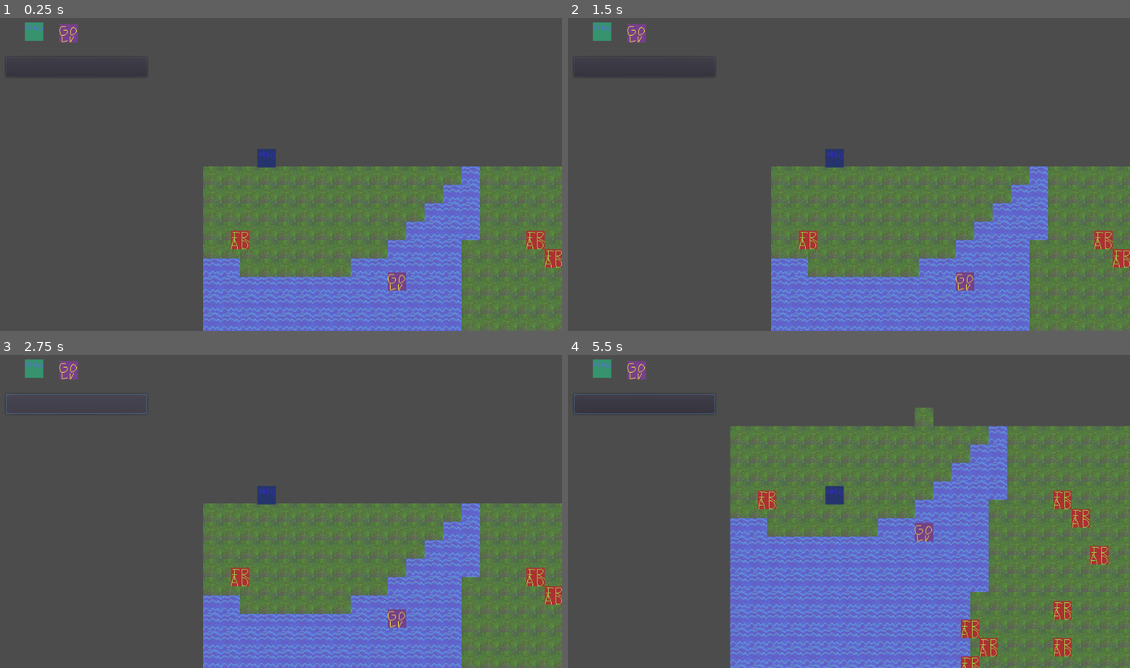
Above: before the commit, frames 1-4 (two rows, left to right).
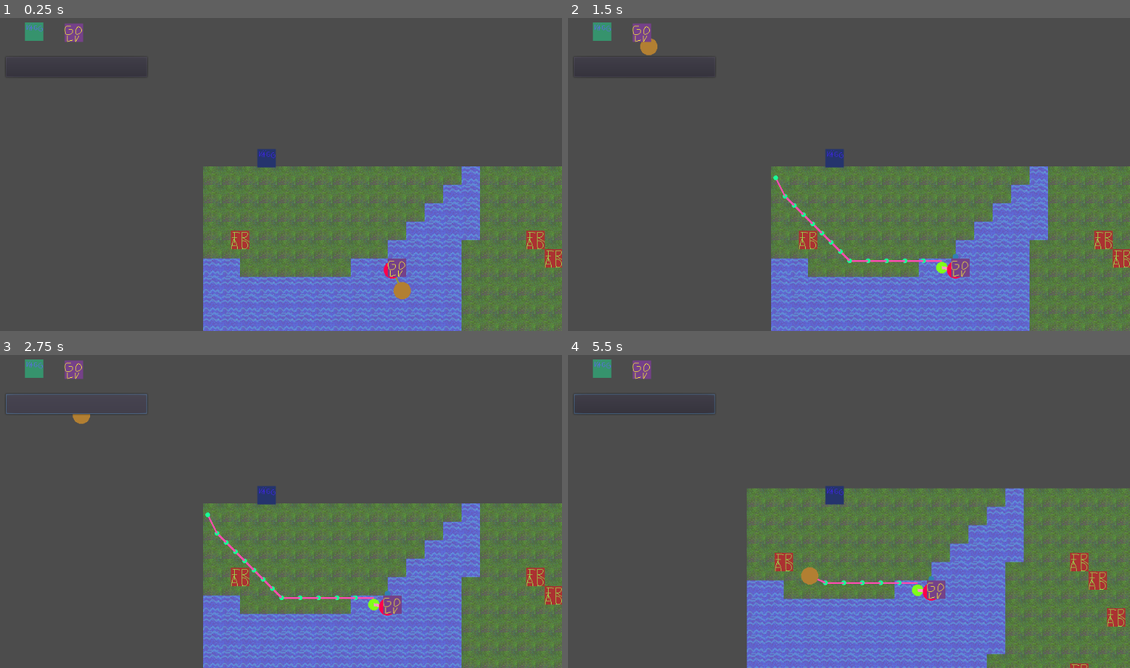
Above: after the commit, the same moments.

Repository: honnsmannen/wannabe_rimworld
Game: Godot game, scene res://scener/värld_för_navigation.tscn
Same seed, same stepped clock (60 frames per second), same inputs: the game is played once before the commit and once after it.
Inputs (mouse positions are in pixels of both pictures, inside the frame that each line leads up to; where the layout moved, square brackets give the same spot in the first picture):
- Up to frame 1 (0.25 s): no input
- Up to frame 2 (1.5 s): click (601, 33) at 0.5 s; click (646, 33) [641, 36] at 1.25 s
- Up to frame 3 (2.75 s): click (78, 405) at 2 s
- Up to frame 4 (5.5 s): tap Enter at 2.75 s; move the mouse to (967, 477) at 2.77 s; press the mouse at (967, 477) at 2.78 s; hold D (right) 2.78-3.53 s; move the mouse to (714, 511) at 3.52 s; release the mouse at (714, 511) at 3.53 s; hold S (down) 3.53-4.28 s; click (714, 511) at 3.6 s; move the mouse to (893, 420) at 4.27 s; press the mouse at (893, 420) at 4.28 s; hold D (right) 4.28-5.03 s; tap Space at 5 s; move the mouse to (804, 564) at 5.02 s; release the mouse at (804, 564) at 5.03 s; hold W (up) from 5.03 s (still down); click (804, 564) at 5.1 s

The runs differ from the first frame. In frame 1, 0.6% of the frame differs, in the area x 10-74%, y 1-90%; in frame 2, 1.1%; in frame 3, 1.0%; in frame 4, 37%, in the area x 10-100%, y 1-100%.

Commit message:
äntligen fixat navigationserver2d in i spelet

Diff:
--- a/scener/träd.tscn
+++ b/scener/träd.tscn
@@ -21,8 +21,11 @@
 texture = ExtResource( 2 )
 
 [node name="CollisionPolygon2D" type="CollisionPolygon2D" parent="."]
-polygon = PoolVector2Array( 10, 0, 13, -5, 9, 6, 10, -1 )
+position = Vector2( -10, 0 )
+polygon = PoolVector2Array( 26, 16, 26, -16, -6, -16, -6, 16, 9, 16 )
 
 [node name="NavigationObstacle2D" type="NavigationObstacle2D" parent="."]
+estimate_radius = false
+radius = 77.41
 
 [connection signal="body_entered" from="Area2D" to="." method="_on_Area2D_body_entered"]
--- a/scener/värld_för_navigation.tscn
+++ b/scener/värld_för_navigation.tscn
@@ -2,7 +2,7 @@
 
 [ext_resource path="res://golv.png" type="Texture" id=1]
 [ext_resource path="res://träd.png" type="Texture" id=2]
-[ext_resource path="res://scripts/Character.gd" type="Script" id=3]
+[ext_resource path="res://scripts/filur.gd" type="Script" id=3]
 [ext_resource path="res://vägg.png" type="Texture" id=4]
 [ext_resource path="res://mark.png" type="Texture" id=5]
 [ext_resource path="res://scripts/navi_test.gd" type="Script" id=6]
@@ -90,58 +90,60 @@
 [node name="Navigation2D" type="Navigation2D" parent="."]
 script = ExtResource( 6 )
 
-[node name="TileMap" type="TileMap" parent="Navigation2D"]
+[node name="Node2D" type="Node2D" parent="."]
+position = Vector2( 27, -2 )
+
+[node name="KinematicBody2D" parent="." instance=ExtResource( 9 )]
+position = Vector2( 369, 228 )
+z_index = 4
+
+[node name="TileMap" type="TileMap" parent="."]
+z_index = -2
 tile_set = SubResource( 7 )
 cell_size = Vector2( 32, 32 )
 centered_textures = true
 bake_navigation = true
 format = 1
 
-[node name="Character" type="KinematicBody2D" parent="Navigation2D" groups=["filur"]]
+[node name="Character" type="KinematicBody2D" parent="." groups=["filur"]]
 position = Vector2( 142, 18 )
 script = ExtResource( 3 )
 
-[node name="CollisionShape2D" type="CollisionShape2D" parent="Navigation2D/Character"]
+[node name="CollisionShape2D" type="CollisionShape2D" parent="Character"]
 shape = SubResource( 4 )
 
-[node name="sprite" type="Sprite" parent="Navigation2D/Character"]
+[node name="sprite" type="Sprite" parent="Character"]
 modulate = Color( 0.678431, 0.356863, 1, 1 )
 texture = ExtResource( 4 )
 
-[node name="NavigationAgent2D" type="Node" parent="Navigation2D/Character"]
+[node name="NavigationAgent2D" type="Node" parent="Character"]
 
-[node name="Camera2D" type="Camera2D" parent="Navigation2D/Character"]
+[node name="Camera2D" type="Camera2D" parent="Character"]
 current = true
 
-[node name="CanvasLayer" type="CanvasLayer" parent="Navigation2D/Character/Camera2D"]
+[node name="CanvasLayer" type="CanvasLayer" parent="Character/Camera2D"]
 layer = 4
 
-[node name="avpå vägg" type="TextureButton" parent="Navigation2D/Character/Camera2D/CanvasLayer"]
+[node name="avpå vägg" type="TextureButton" parent="Character/Camera2D/CanvasLayer"]
 margin_left = 93.0
 margin_top = 64.0
 margin_right = 133.0
 margin_bottom = 104.0
 texture_normal = ExtResource( 4 )
 
-[node name="avpå golv" type="TextureButton" parent="Navigation2D/Character/Camera2D/CanvasLayer"]
-margin_left = 153.0
-margin_top = 67.0
-margin_right = 193.0
-margin_bottom = 107.0
+[node name="avpå golv" type="TextureButton" parent="Character/Camera2D/CanvasLayer"]
+margin_left = 162.0
+margin_top = 66.0
+margin_right = 202.0
+margin_bottom = 106.0
 texture_normal = ExtResource( 1 )
 
-[node name="avpå building" type="Button" parent="Navigation2D/Character/Camera2D/CanvasLayer"]
+[node name="avpå building" type="Button" parent="Character/Camera2D/CanvasLayer"]
 margin_left = 60.0
 margin_top = 124.0
 margin_right = 305.0
 margin_bottom = 159.0
 
-[node name="Node2D" type="Node2D" parent="."]
-position = Vector2( 27, -2 )
-
-[node name="KinematicBody2D" parent="." instance=ExtResource( 9 )]
-position = Vector2( 369, 228 )
-
-[connection signal="pressed" from="Navigation2D/Character/Camera2D/CanvasLayer/avpå vägg" to="Navigation2D" method="_on_TextureButton2_pressed"]
-[connection signal="pressed" from="Navigation2D/Character/Camera2D/CanvasLayer/avpå golv" to="Navigation2D" method="_on_TextureButton_pressed"]
-[connection signal="pressed" from="Navigation2D/Character/Camera2D/CanvasLayer/avpå building" to="Navigation2D" method="_on_Button_pressed"]
+[connection signal="pressed" from="Character/Camera2D/CanvasLayer/avpå vägg" to="Navigation2D" method="_on_TextureButton2_pressed"]
+[connection signal="pressed" from="Character/Camera2D/CanvasLayer/avpå golv" to="Navigation2D" method="_on_TextureButton_pressed"]
+[connection signal="pressed" from="Character/Camera2D/CanvasLayer/avpå building" to="Navigation2D" method="_on_Button_pressed"]
--- a/scripts/Character.gd
+++ b/scripts/Character.gd
@@ -1,7 +1 @@
 extends KinematicBody2D
-
-
-
-func _physics_process(delta: float) -> void:
-	#move_and_slide()
-	pass
--- a/scripts/navi_test.gd
+++ b/scripts/navi_test.gd
@@ -1,5 +1,5 @@
 extends Navigation2D
-
+"""
 onready var cell = null
 onready var new_abc = 0
 onready var tilemap = $TileMap
@@ -82,3 +82,4 @@
 func _on_TextureButton2_pressed() -> void:
 	if building == true:
 		new_abc = 1
+"""
--- a/scripts/värld_för_navigation.gd
+++ b/scripts/värld_för_navigation.gd
@@ -1,22 +1,34 @@
 extends Node2D
+
+
 var cell_x = 0
 var cell_y = 0
 var compenserat_value = 0
 var test = 0
+var level_navigation_map
 var tree_offset = Vector2(32,32)
 var tree_pos := Vector2(0,0)
 
+
+var previous_left_mouse_click_global_position : Vector2
+var previous_right_mouse_click_global_position : Vector2
+
 onready var character = $KinematicBody2D
+onready var parent_level_scene = ("res://scener/värld_för_navigation.tscn")
+
+var characters = []
+
 
 onready var tree = preload("res://scener/träd.tscn")
 onready var noise = OpenSimplexNoise.new()
-onready var tile = get_node("Navigation2D/TileMap")
+onready var tile = get_node("TileMap")
 func _ready() -> void:
 	randomize()
 	noise.seed = randi()
 	noise.period = 15
-
+	level_navigation_map = get_world_2d().get_navigation_map()
 	noise.octaves = 1
+	init_pre_existing_level_characters()
 	for i in 50:
 		cell_x += 1
 		cell_y = 0
@@ -43,6 +55,89 @@
 
 
 func _process(delta: float) -> void:
+	update()
 	if Input.is_action_just_pressed("click"):
+		bleh()
+		var instanced_in_code := true
+		var previous_left_mouse_click_global_position = get_global_mouse_position()
+		#character.init_character(parent_level_scene, instanced_in_code)
 		character.set_navigation_position(get_global_mouse_position())
+
+		character.set_navigation_position(get_global_mouse_position())
+
 		print("shabatjena")
+
+		print("character.global_position: ", character.global_position)
+
+
+		print("get_global_mouse_position(): ",get_global_mouse_position())
+
+
+		print("character.set_navigation_position(get_global_mouse_position()): ", character.set_navigation_position(get_global_mouse_position()))
+
+
+func bleh() -> void:
+
+	previous_left_mouse_click_global_position = get_global_mouse_position()
+	# set all level characters new navigation position
+	for character in characters:
+		character.set_navigation_position(get_global_mouse_position())
+
+func init_pre_existing_level_characters() -> void:
+	# init all the character scenes in the scene tree when starting the level
+	# other characters created in create_character() will be initilized at that time
+	for child_node in get_children():
+		if child_node is KinematicBody2D:
+			if child_node.has_method("init_character"):
+				if characters.empty():
+					# if no target i.e. left mouse click yet, set target to character position
+					previous_left_mouse_click_global_position = child_node.global_position
+				child_node.init_character(self, false)
+				characters.push_back(child_node)
+
+
+func _draw() -> void:
+	# TODO: draw needs some clean up and has some draw errors
+	# Error: canvas_item_add_polygon: Invalid polygon data, triangulation failed.
+	for character in characters:
+		if character is KinematicBody2D and is_instance_valid(character) and character.is_inside_tree():
+			if character.character_nav_path.size() > 1:
+				var previous_line_point : Vector2 = character.character_nav_path[1]
+				for path_index in range(1, character.character_nav_path.size()):
+					var line_point : Vector2 = character.character_nav_path[path_index]
+					if previous_line_point is Vector2 and line_point is Vector2 and previous_line_point.distance_to(line_point) > 2.0:
+						draw_line(previous_line_point, line_point, Color(1.0, 0.3, 0.7, 1.0), 3.0, false)
+						draw_circle(line_point, 4.0, Color(0.1, 5.0, 0.6, 1.0))
+					previous_line_point = line_point
+
+			if character.character_real_nav_path.size() > 1:
+				var previous_line_point : Vector2 = character.character_real_nav_path[0]
+				for path_index in range(1, character.character_real_nav_path.size()):
+					var line_point : Vector2 = character.character_real_nav_path[path_index]
+					if previous_line_point is Vector2 and line_point is Vector2 and previous_line_point.distance_to(line_point) > 2.0:
+						draw_line(previous_line_point, line_point, Color(0.6, 0.6, 0.2, 1.0), 3.0, false)
+						draw_circle(line_point, 4.0, Color(0.3, 0.8, 0.2, 1.0))
+					previous_line_point = line_point
+
+			draw_circle(character.next_nav_position, 10.0, Color(0.5, 1.0, 0.1, 1.0))
+			if character.global_position.distance_to(character.next_nav_position) > 1.0:
+				draw_line(character.global_position, character.next_nav_position, Color(1.0, 0.6, 0.8, 1.0), 5.0, false)
+
+			draw_circle(character.global_position, character.nav_agent.radius, Color(1.0, 0.0, 0.3, 1.0))
+
+			draw_circle(character.nav_destination, character.nav_agent.radius, Color(0.7, 0.5, 0.2, 1.0))
+
+			if character.global_position.distance_to(character.velocity) > 2.0:
+				draw_line(character.global_position, character.global_position + character.velocity, Color(0.3, 0.5, 1.0, 1.0), 3.0, false)
+			draw_circle(character.global_position + character.velocity, 5.0, Color(0.2, 0.5, 0.7, 1.0))
+	"""
+	for obstacle in obstacles:
+		if obstacle is Node2D and is_instance_valid(obstacle) and obstacle.is_inside_tree():
+			if obstacle.nav_obstacle.estimate_radius:
+				draw_circle(obstacle.global_position, obstacle.collision_radius, Color(0.5, 0.6, 0.4, 1.0))
+			else:
+				draw_circle(obstacle.global_position, obstacle.obstacle_nav_radius, Color(0.5, 0.6, 0.4, 1.0))
+
+	if level_camera is Camera2D and is_instance_valid(level_camera) and level_camera.is_inside_tree():
+		draw_line(level_camera.global_position, level_camera.camera_target_position, Color(0.3, 0.7, 0.1, 1.0), false)
+	"""
--- a/test_karaktär.gd
+++ b/test_karaktär.gd
@@ -6,7 +6,7 @@
 
 var level_scene : Node2D
 
-var nav_agent : NavigationAgent2D
+onready var nav_agent = $NavigationAgent2D
 
 export var nav_agent_radius : float = 15.0
 export var nav_optimize_path : bool = false
@@ -43,16 +43,17 @@
 	nav_agent.avoidance_enabled = nav_avoidance_enabled
 
 # init called by parent, inits flow down from parent nodes to create easy parent child references
+
 func init_character(parent_level_scene : Node2D, instanced_in_code : bool) -> void:
 	# set the level_scene easy reference as the init calling level scene
 	level_scene = parent_level_scene
-
+	print("hallå")
 	# init positions
 	if instanced_in_code:
 		# init position(s) for character existing in the level scene during start
-		global_position = level_scene.previous_right_mouse_click_global_position
+		#global_position = level_scene.previous_right_mouse_click_global_position
 		nav_destination = level_scene.previous_left_mouse_click_global_position
-		next_nav_position = level_scene.previous_right_mouse_click_global_position
+		#next_nav_position = level_scene.previous_right_mouse_click_global_position
 	else:
 		# init position(s) for character scenes created during play
 		nav_destination = global_position
@@ -75,12 +76,17 @@
 
 func set_navigation_position(nav_position_to_set : Vector2) -> void:
 	nav_destination = nav_position_to_set
+	print("nav_destination: ", nav_destination)
 
 	# set the new character target location
 	nav_agent.set_target_location(nav_destination)
 
 	# calculate a new map path with the server using character nav agent map and new nav destination
 	character_nav_path = Navigation2DServer.map_get_path(nav_agent.get_navigation_map(), global_position, nav_destination, nav_optimize_path)
+
+	print("character_nav_path: ", character_nav_path)
+
+	print("Navigation2DServer.map_get_path(nav_agent.get_navigation_map(), global_position, nav_destination, nav_optimize_path): " , Navigation2DServer.map_get_path(nav_agent.get_navigation_map(), global_position, nav_destination, nav_optimize_path))
 
 	# clear the old real nav path, used for draw function
 	character_real_nav_path.clear()
@@ -103,8 +109,12 @@
 
 	# check if nav agent target is reached
 	if !nav_agent.is_target_reached():
+		#print("bleh")
 		# move and slide with the new calculated velocity
 		velocity = move_and_slide(velocity)
+
+		#print("Navigation2DServer.map_get_closest_point(nav_agent.get_navigation_map(), global_position): ",Navigation2DServer.map_get_closest_point(nav_agent.get_navigation_map(), global_position))
 	else:
 		# if reached target, stand at the closest point in the navigation map
 		global_position = Navigation2DServer.map_get_closest_point(nav_agent.get_navigation_map(), global_position)
+		print(":P")
--- a/test_karaktär.tscn
+++ b/test_karaktär.tscn
@@ -10,9 +10,14 @@
 script = ExtResource( 2 )
 
 [node name="Sprite" type="Sprite" parent="."]
+position = Vector2( 16, 16 )
 texture = ExtResource( 1 )
 
 [node name="CollisionShape2D" type="CollisionShape2D" parent="."]
+position = Vector2( 16, 16 )
 shape = SubResource( 1 )
 
 [node name="NavigationAgent2D" type="NavigationAgent2D" parent="."]
+path_max_distance = 20.0
+avoidance_enabled = true
+radius = 130.29
